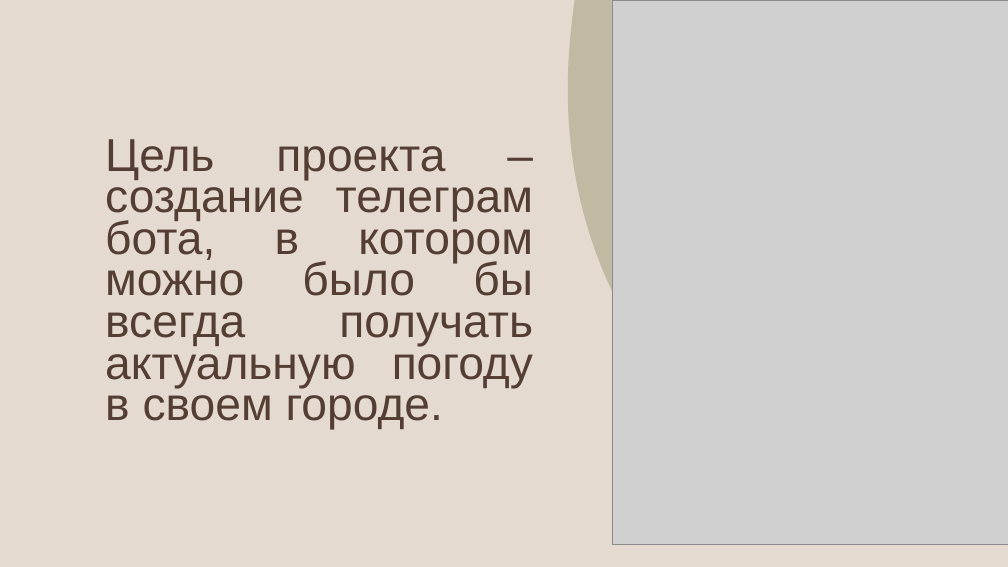
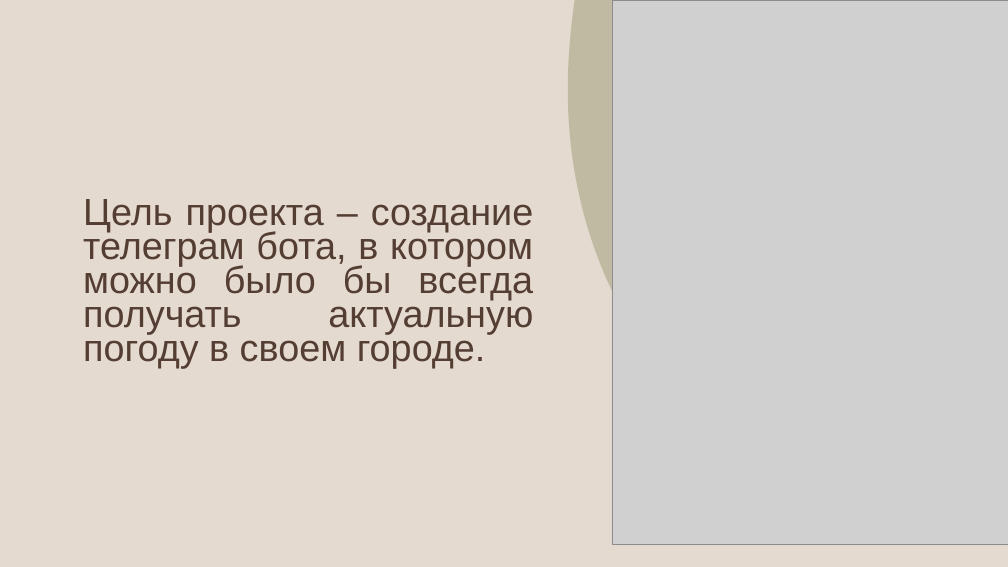
Before and after one commit to Romob1o/WeatherBot, a slide deck: slide 2 of documents/WeatherBot.pptx. Drawn at 1008x567 pixels with LibreOffice and Linux fonts; fonts in the diff are those of the drawing; grey boxes stand for pictures; background and template pictures are left out. Boxes give left, top, right and bottom in pixels: in the first picture for what was removed or moved away, otherwise in the second. Text is boxed around its words. In the diff, an @@ line names an element or a change of style, - is before the commit and + after.

```diff
--- a/documents/WeatherBot.pptx
+++ b/documents/WeatherBot.pptx
@@ title "Цель проекта – создание телеграм ...": place and size @@
-title "Цель проекта – создание телеграм ..." at bbox=[105, 139, 533, 430]
+title "Цель проекта – создание телеграм ..." at bbox=[83, 199, 533, 369]
@@ title "Цель проекта – создание телеграм ..." at bbox=[83, 199, 533, 369]: size 44 to 36 pt @@
```
Also in this commit, not shown: 1 other slide changed, 2 slides added, 3 slides removed.
